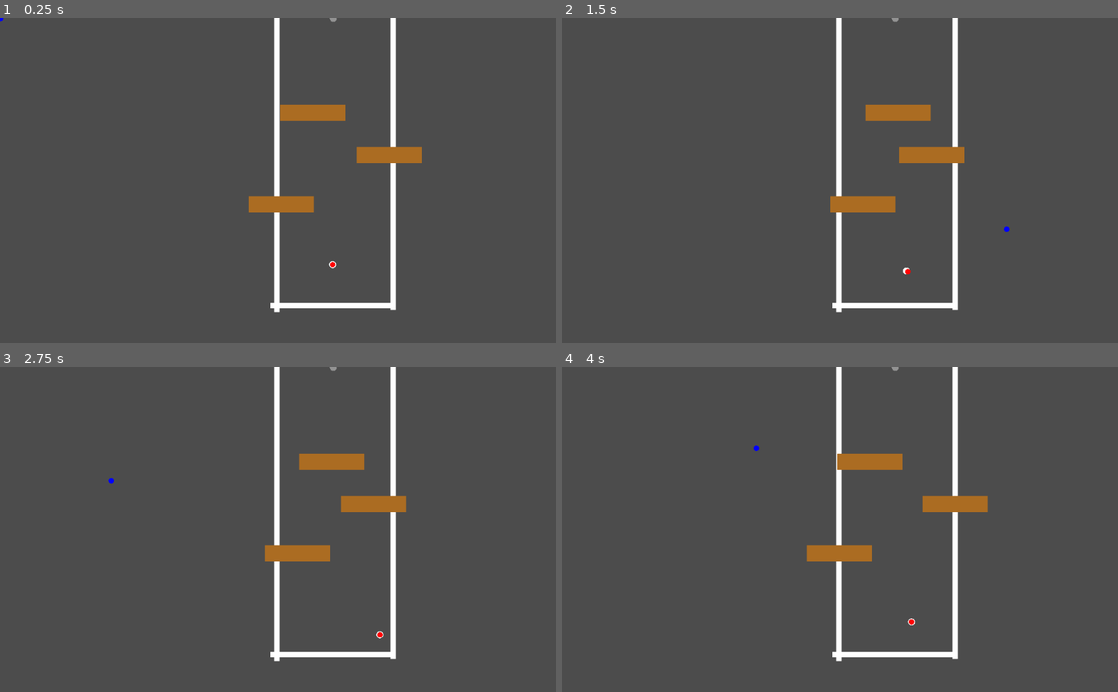
Above: before the commit, frames 1-4 (two rows, left to right).
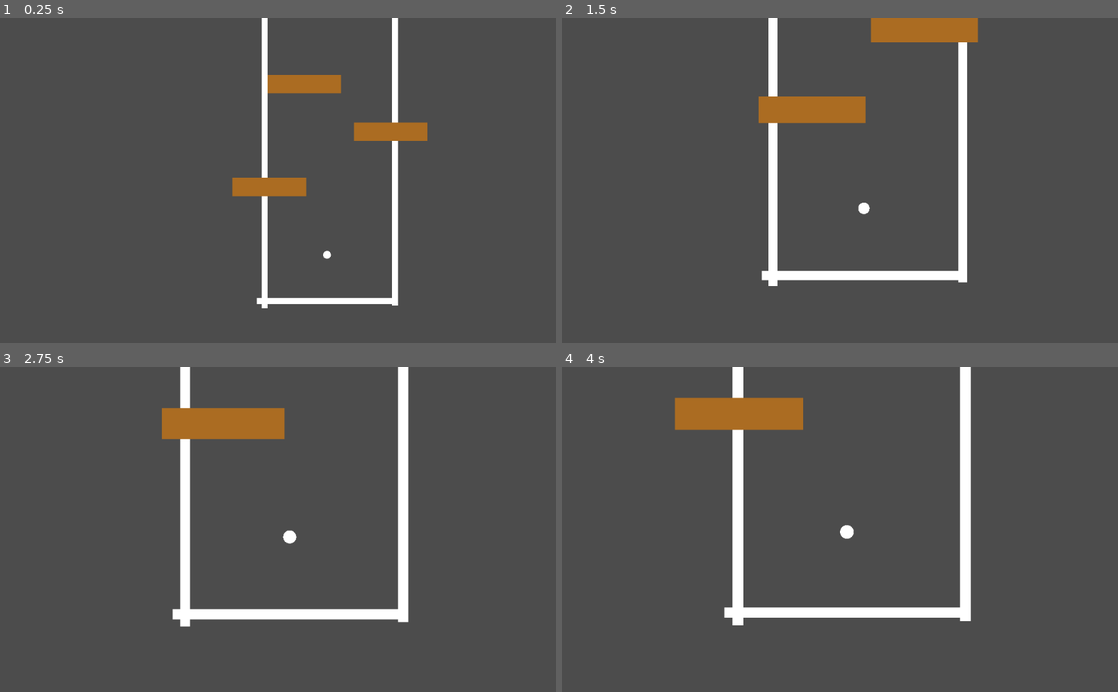
Above: after the commit, the same moments.

Repository: hpn33/p006-wgj116-crazy_golf
Game: Godot game, scene res://scene/level/L2.tscn
Two runs of this game, one before a commit and one after it. Both use one fixed random seed, a clock stepped at 60 frames per second and the inputs below. This scene is started directly instead of the project's main scene.
Inputs (mouse positions are in pixels of both pictures, inside the frame that each line leads up to):
- Up to frame 1 (0.25 s): no input
- Up to frame 2 (1.5 s): move the mouse to (812, 245) at 0.52 s; press the mouse at (812, 245) at 0.53 s; hold Up (ui_up) from 0.53 s (still down); tap Q (zoom_in, bound only after the commit) at 0.8, 1.35 s; move the mouse to (1006, 229) at 1.27 s; release the mouse at (1006, 229) at 1.28 s
- Up to frame 3 (2.75 s): tap E (zoom_out, bound only after the commit) at 1.55 s; move the mouse to (111, 480) at 2.02 s; release Up (ui_up) at 2.03 s; hold Left (ui_left) from 2.03 s (still down); hold E (zoom_out, bound only after the commit) from 2.03 s (still down); click (111, 480) at 2.3 s
- Up to frame 4 (4 s): move the mouse to (867, 529) at 2.77 s; release E (zoom_out, bound only after the commit) at 2.78 s; click (867, 529) at 2.85 s; tap Q (zoom_in, bound only after the commit) at 3.05 s; move the mouse to (756, 448) at 3.52 s; release Left (ui_left) at 3.53 s; hold Down (ui_down) from 3.53 s (still down); hold Q (zoom_in, bound only after the commit) from 3.53 s (still down); tap E (zoom_out, bound only after the commit) at 3.8 s

The runs differ from the first frame. In frame 1, 7.2% of the frame differs, in the area x 0-77%, y 0-91%; in frame 2, 10%; in frame 3, 10%; in frame 4, 11%, in the area x 20-77%, y 0-91%.
Error before the commit: Parse Error: The identifier "main" isn't declared in the current scope. (res://obj/special_camera/SCam.gd:239)

Commit message:
fix and update

Diff:
--- /dev/null
+++ b/autoload/main.gd
@@ -0,0 +1,4 @@
+extends Node
+
+
+var debug := false
--- /dev/null
+++ b/obj/ball/Area2D.gd
@@ -0,0 +1,8 @@
+extends Area2D
+
+
+func _on_Area2D_mouse_entered() -> void:
+	owner.force.touchable = true
+
+func _on_Area2D_mouse_exited() -> void:
+	owner.force.touchable = false
--- a/obj/ball/Ball.gd
+++ b/obj/ball/Ball.gd
@@ -1,16 +1,3 @@
 extends RigidBody2D
 
-
-
-func _process(delta: float) -> void:
-
-#	print(linear_velocity)
-#	print(friction)
-
-#	update()
-	pass
-
-
-#func _draw() -> void:
-#
-#	draw_circle(Vector2(-10, 0).rotated(rotation), 5, Color.white)
+onready var force = $Force
--- a/obj/ball/Ball.tscn
+++ b/obj/ball/Ball.tscn
@@ -1,14 +1,18 @@
-[gd_scene load_steps=6 format=2]
+[gd_scene load_steps=8 format=2]
 
 [ext_resource path="res://obj/ball/Ball.gd" type="Script" id=1]
 [ext_resource path="res://assets/sprite/default/circle.png" type="Texture" id=2]
 [ext_resource path="res://obj/ball/Force.gd" type="Script" id=3]
+[ext_resource path="res://obj/ball/Area2D.gd" type="Script" id=4]
 
 [sub_resource type="PhysicsMaterial" id=1]
-bounce = 0.6
+bounce = 0.8
 
 [sub_resource type="CircleShape2D" id=2]
 radius = 6.29442
+
+[sub_resource type="CircleShape2D" id=3]
+radius = 12.59
 
 [node name="Ball" type="RigidBody2D" groups=[
 "ball",
@@ -27,4 +31,11 @@
 [node name="Force" type="Node2D" parent="."]
 script = ExtResource( 3 )
 
-[node name="BallCamera" type="Camera2D" parent="."]
+[node name="Area2D" type="Area2D" parent="."]
+script = ExtResource( 4 )
+
+[node name="CollisionShape2D" type="CollisionShape2D" parent="Area2D"]
+shape = SubResource( 3 )
+
+[connection signal="mouse_entered" from="Area2D" to="Area2D" method="_on_Area2D_mouse_entered"]
+[connection signal="mouse_exited" from="Area2D" to="Area2D" method="_on_Area2D_mouse_exited"]
--- a/obj/ball/Force.gd
+++ b/obj/ball/Force.gd
@@ -1,4 +1,7 @@
 extends Node2D
+
+var touchable := false
+var touched := false
 
 var speed = Vector2(250, 0)
 var rot := 0.0
@@ -14,11 +17,13 @@
 
 var coefficient := Vector2()
 
+
+
 func _process(delta: float) -> void:
 
 	get_mouse_position()
 
-	if Input.is_action_pressed('cl'):
+	if Input.is_action_pressed('cl') and (touchable or touched):
 
 		force_point = lerp(force_point, omp, 10 * delta)
 
@@ -31,12 +36,14 @@
 		force_point.x = clamp(force_point.x, -signx * x.x, signx * x.x)
 		force_point.y = clamp(force_point.y, -signy * x.y, signy * x.y)
 
-	elif Input.is_action_just_released('cl'):
+		touched = true
+	elif Input.is_action_just_released('cl') and touched:
 		coefficient = force_point / max_force_rot
 
 		force = speed.rotated(rot) * coefficient
 
 		owner.linear_velocity = force
+		touched = false
 	else:
 
 		force_point = lerp(force_point, Vector2(), 15 * delta)
@@ -59,8 +66,14 @@
 
 func _draw() -> void:
 
+
 	# force line
 	draw_line(Vector2(), force_point.rotated(-owner.rotation), Color.white, 5)
+
+	if not main.debug:
+		return
+
+
 
 	# force point
 	draw_circle(force_point.rotated(-owner.rotation + PI), 5, Color.red)
--- a/project.godot
+++ b/project.godot
@@ -8,9 +8,14 @@
 
 config_version=4
 
-_global_script_classes=[  ]
+_global_script_classes=[ {
+"base": "Camera2D",
+"class": "SCam",
+"language": "GDScript",
+"path": "res://obj/special_camera/SCam.gd"
+} ]
 _global_script_class_icons={
-
+"SCam": ""
 }
 
 [application]
@@ -19,8 +24,40 @@
 run/main_scene="res://scene/Main.tscn"
 config/icon="res://icon.png"
 
+[autoload]
+
+main="*res://autoload/main.gd"
+
 [input]
 
+ui_left={
+"deadzone": 0.5,
+"events": [ Object(InputEventKey,"resource_local_to_scene":false,"resource_name":"","device":0,"alt":false,"shift":false,"control":false,"meta":false,"command":false,"pressed":false,"scancode":16777231,"unicode":0,"echo":false,"script":null)
+, Object(InputEventJoypadButton,"resource_local_to_scene":false,"resource_name":"","device":0,"button_index":14,"pressure":0.0,"pressed":false,"script":null)
+, Object(InputEventKey,"resource_local_to_scene":false,"resource_name":"","device":0,"alt":false,"shift":false,"control":false,"meta":false,"command":false,"pressed":false,"scancode":65,"unicode":0,"echo":false,"script":null)
+ ]
+}
+ui_right={
+"deadzone": 0.5,
+"events": [ Object(InputEventKey,"resource_local_to_scene":false,"resource_name":"","device":0,"alt":false,"shift":false,"control":false,"meta":false,"command":false,"pressed":false,"scancode":16777233,"unicode":0,"echo":false,"script":null)
+, Object(InputEventJoypadButton,"resource_local_to_scene":false,"resource_name":"","device":0,"button_index":15,"pressure":0.0,"pressed":false,"script":null)
+, Object(InputEventKey,"resource_local_to_scene":false,"resource_name":"","device":0,"alt":false,"shift":false,"control":false,"meta":false,"command":false,"pressed":false,"scancode":68,"unicode":0,"echo":false,"script":null)
+ ]
+}
+ui_up={
+"deadzone": 0.5,
+"events": [ Object(InputEventKey,"resource_local_to_scene":false,"resource_name":"","device":0,"alt":false,"shift":false,"control":false,"meta":false,"command":false,"pressed":false,"scancode":16777232,"unicode":0,"echo":false,"script":null)
+, Object(InputEventJoypadButton,"resource_local_to_scene":false,"resource_name":"","device":0,"button_index":12,"pressure":0.0,"pressed":false,"script":null)
+, Object(InputEventKey,"resource_local_to_scene":false,"resource_name":"","device":0,"alt":false,"shift":false,"control":false,"meta":false,"command":false,"pressed":false,"scancode":87,"unicode":0,"echo":false,"script":null)
+ ]
+}
+ui_down={
+"deadzone": 0.5,
+"events": [ Object(InputEventKey,"resource_local_to_scene":false,"resource_name":"","device":0,"alt":false,"shift":false,"control":false,"meta":false,"command":false,"pressed":false,"scancode":16777234,"unicode":0,"echo":false,"script":null)
+, Object(InputEventJoypadButton,"resource_local_to_scene":false,"resource_name":"","device":0,"button_index":13,"pressure":0.0,"pressed":false,"script":null)
+, Object(InputEventKey,"resource_local_to_scene":false,"resource_name":"","device":0,"alt":false,"shift":false,"control":false,"meta":false,"command":false,"pressed":false,"scancode":83,"unicode":0,"echo":false,"script":null)
+ ]
+}
 cl={
 "deadzone": 0.5,
 "events": [ Object(InputEventMouseButton,"resource_local_to_scene":false,"resource_name":"","device":0,"alt":false,"shi …(212 unchanged characters)…
@@ -31,6 +68,21 @@
 "events": [ Object(InputEventMouseButton,"resource_local_to_scene":false,"resource_name":"","device":0,"alt":false,"shi …(212 unchanged characters)…
  ]
 }
+zoom_in={
+"deadzone": 0.5,
+"events": [ Object(InputEventKey,"resource_local_to_scene":false,"resource_name":"","device":0,"alt":false,"shift":false,"control":false,"meta":false,"command":false,"pressed":false,"scancode":81,"unicode":0,"echo":false,"script":null)
+ ]
+}
+zoom_out={
+"deadzone": 0.5,
+"events": [ Object(InputEventKey,"resource_local_to_scene":false,"resource_name":"","device":0,"alt":false,"shift":false,"control":false,"meta":false,"command":false,"pressed":false,"scancode":69,"unicode":0,"echo":false,"script":null)
+ ]
+}
+reset_zoom={
+"deadzone": 0.5,
+"events": [ Object(InputEventKey,"resource_local_to_scene":false,"resource_name":"","device":0,"alt":false,"shift":false,"control":false,"meta":false,"command":false,"pressed":false,"scancode":82,"unicode":0,"echo":false,"script":null)
+ ]
+}
 
 [rendering]
 
